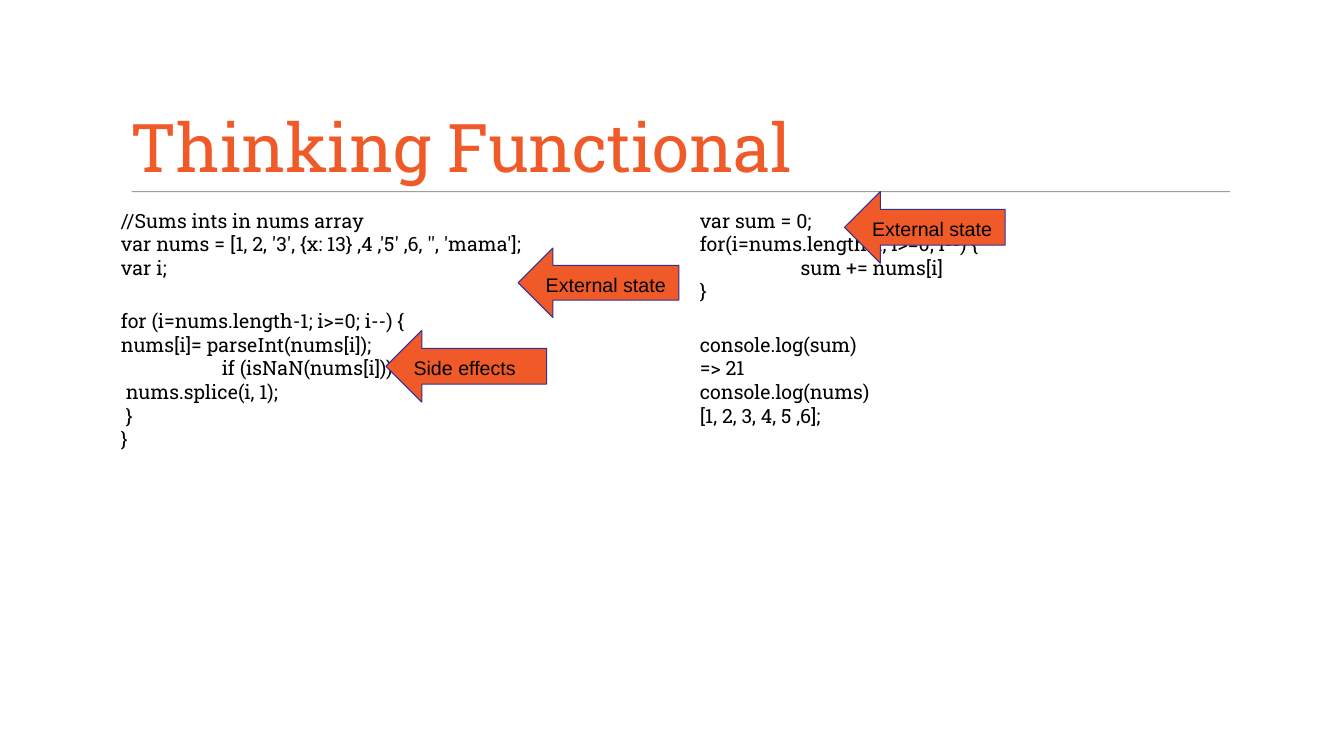
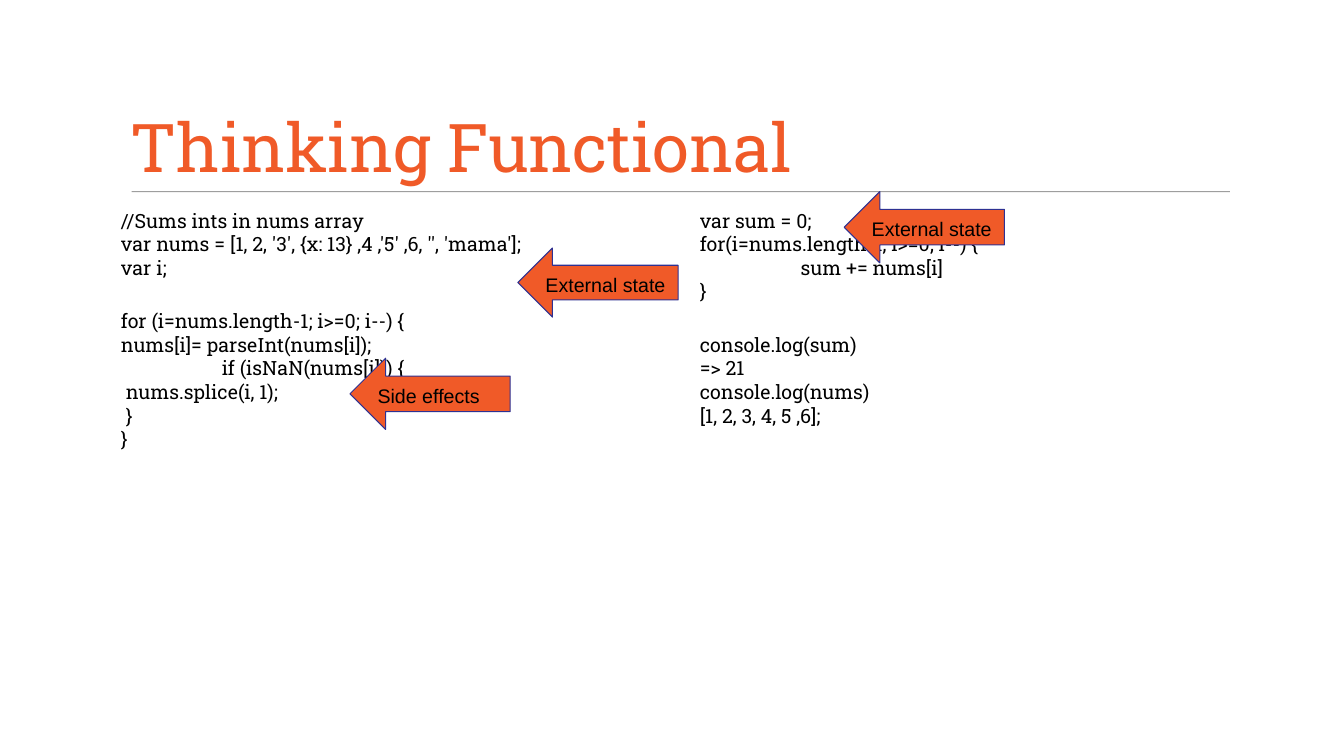
Before and after one commit to Spectory/rx_dev_meeting, a slide deck: slide 5 of Reactive Programming.pptx (slide 4 before the commit). Drawn at 1344x756 pixels with LibreOffice and Linux fonts; fonts in the diff are those of the drawing; background and template pictures are left out. Boxes give left, top, right and bottom in pixels: in the first picture for what was removed or moved away, otherwise in the second. Text is boxed around its words. In the diff, an @@ line names an element or a change of style, - is before the commit and + after.

```diff
--- a/Reactive Programming.pptx
+++ b/Reactive Programming.pptx
@@ right arrow: place and size @@
-right arrow at [386, 331, 546, 402]
+right arrow at [350, 358, 510, 430]
@@ text "Side effects": place and size @@
-text "Side effects" at [414, 360, 515, 376]
+text "Side effects" at [378, 388, 479, 404]
```
Also in this commit, not shown: 3 other slides changed, 4 slides added.
